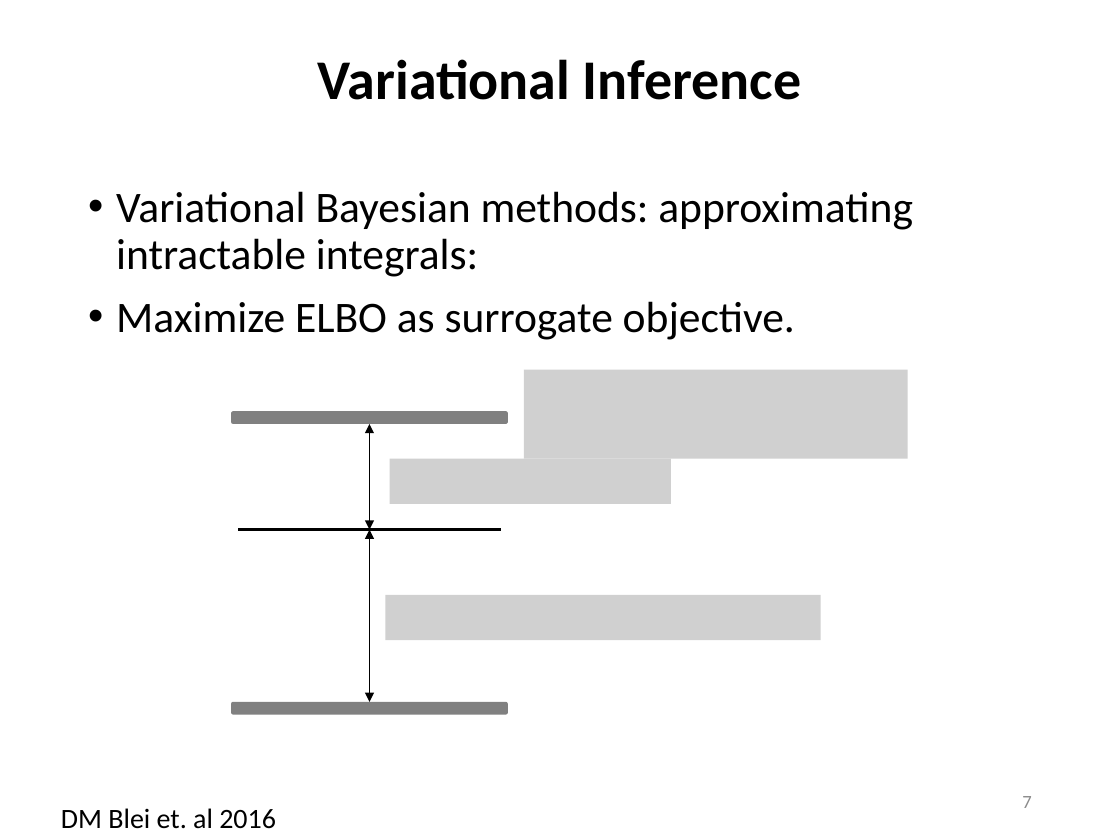
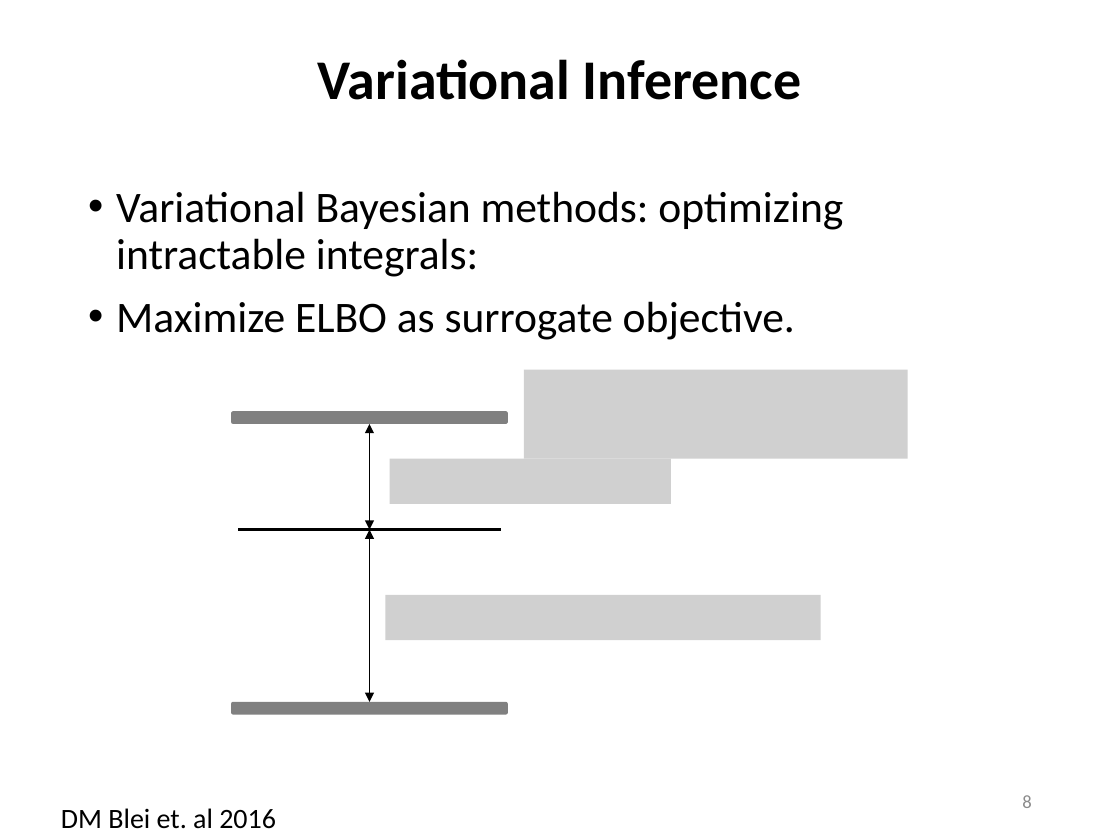
Before and after one commit to wenhuchen/wenhuchen.github.io, a slide deck: slide 8 of images/naacl2018.pptx (slide 7 before the commit). Drawn at 1120x840 pixels with LibreOffice and Linux fonts; fonts in the diff are those of the drawing; grey boxes stand for pictures. Boxes give left, top, right and bottom in pixels: in the first picture for what was removed or moved away, otherwise in the second. Text is boxed around its words. In the diff, an @@ line names an element or a change of style, - is before the commit and + after.

```diff
--- a/images/naacl2018.pptx
+++ b/images/naacl2018.pptx
@@ text at (x1=116, y1=191, x2=843, y2=277): text changed @@
-• Variational Bayesian methods: approximating intractable integrals:
+• Variational Bayesian methods: optimizing intractable integrals:
@@ page number at (x1=1022, y1=795, x2=1031, y2=808): text changed @@
-7
+8
```
Also in this commit, not shown: 3 other slides changed, 1 slide added, 1 other file.
